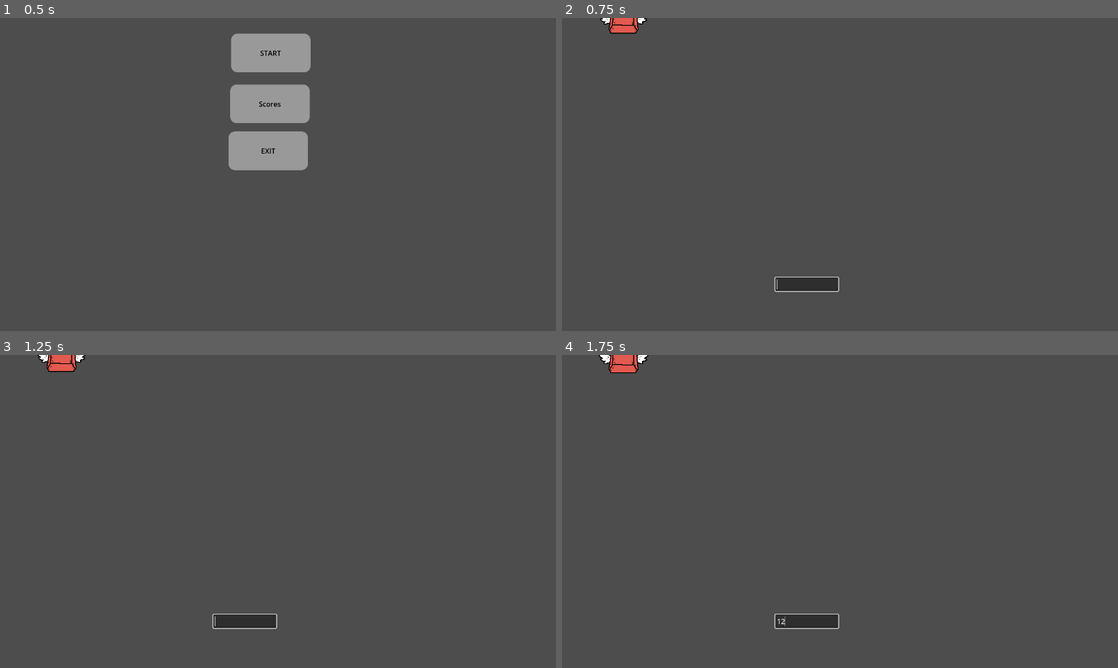
Above: before the commit, frames 1-4 (two rows, left to right).
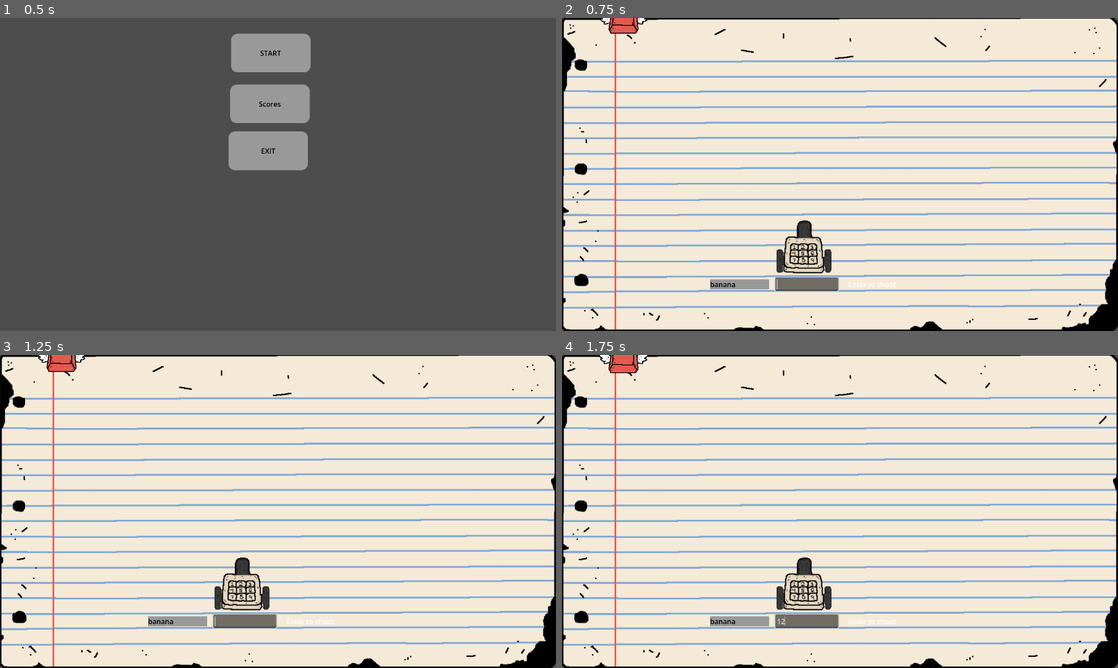
Above: after the commit, the same moments.

Repository: Jsalazar68/3390_project3
Game: Godot game, scene res://scenes/main_menu/Menu.tscn
The game is run twice, just before and just after one commit, with the same random seed, the same clock (stepped at 60 frames per second) and the same inputs.
Inputs (mouse positions are in pixels of both pictures, inside the frame that each line leads up to):
- Up to frame 1 (0.5 s): no input
- Up to frame 2 (0.75 s): click "START" at 0.5 s
- Up to frame 3 (1.25 s): no input
- Up to frame 4 (1.75 s): click (806, 621) at 1.27 s; type "12" at 1.35 s

Frame 1 is identical in both runs. In frame 2, 99% of the frame differs, in the area x 0-100%, y 0-100%; in frame 3, 99%; in frame 4, 99%.

Commit message:
added restart

Diff:
--- a/scenes/game/Game.tscn
+++ b/scenes/game/Game.tscn
@@ -27,13 +27,11 @@
 script = ExtResource("1_iukft")
 
 [node name="background" type="Sprite2D" parent="." unique_id=1252129864]
-visible = false
 position = Vector2(638.5, 359.50003)
 scale = Vector2(1.0148438, 1.0236112)
 texture = ExtResource("2_lyhax")
 
 [node name="Label" type="Label" parent="." unique_id=1215664265]
-visible = false
 offset_left = 659.0
 offset_top = 601.0
 offset_right = 727.0
@@ -41,7 +39,6 @@
 text = "Enter to shoot"
 
 [node name="word_display" type="Label" parent="." unique_id=1215411359]
-visible = false
 offset_left = 341.0
 offset_top = 601.0
 offset_right = 477.0
@@ -84,7 +81,6 @@
 theme_override_font_sizes/font_size = 30
 
 [node name="submit_button" type="Button" parent="game_Over" unique_id=551229000]
-visible = false
 layout_mode = 1
 anchors_preset = -1
 anchor_right = 0.041
@@ -97,7 +93,6 @@
 text = "Submit"
 
 [node name="reset_button" type="Button" parent="game_Over" unique_id=22345123]
-visible = false
 layout_mode = 1
 anchors_preset = -1
 anchor_right = 0.021000002
@@ -110,7 +105,6 @@
 text = "restart"
 
 [node name="nameInput" type="LineEdit" parent="game_Over" unique_id=1690426926]
-visible = false
 layout_mode = 0
 offset_left = 108.0
 offset_top = 271.0
@@ -119,7 +113,6 @@
 theme_override_font_sizes/font_size = 10
 
 [node name="game over" type="Label" parent="game_Over" unique_id=112513693]
-visible = false
 layout_mode = 0
 offset_left = 47.0
 offset_top = 9.0
@@ -129,7 +122,6 @@
 text = "GAME OVER"
 
 [node name="Player" type="CharacterBody2D" parent="." unique_id=106504408]
-visible = false
 position = Vector2(559, 558)
 script = ExtResource("2_gl6un")
 
@@ -202,6 +194,7 @@
 [connection signal="text_submitted" from="wordInput" to="." method="_on_input_text_submitted"]
 [connection signal="timeout" from="Timer" to="." method="_on_timer_timeout"]
 [connection signal="pressed" from="game_Over/submit_button" to="." method="_on_submit_button_pressed"]
+[connection signal="pressed" from="game_Over/reset_button" to="." method="_on_reset_button_pressed"]
 [connection signal="area_entered" from="LoseArea" to="." method="_on_lose_area_area_entered"]
 [connection signal="body_entered" from="LoseArea" to="." method="_on_lose_area_body_entered"]
 [connection signal="timeout" from="SpawnTimer" to="." method="_on_spawn_timer_timeout"]
--- a/scripts/gameplay/game.gd
+++ b/scripts/gameplay/game.gd
@@ -123,3 +123,8 @@
 	if event is InputEventKey and event.pressed:
 		if event.keycode == KEY_LEFT or event.keycode == KEY_RIGHT:
 			get_viewport().set_input_as_handled()
+
+
+
+func _on_reset_button_pressed() -> void:
+	get_tree().reload_current_scene()
